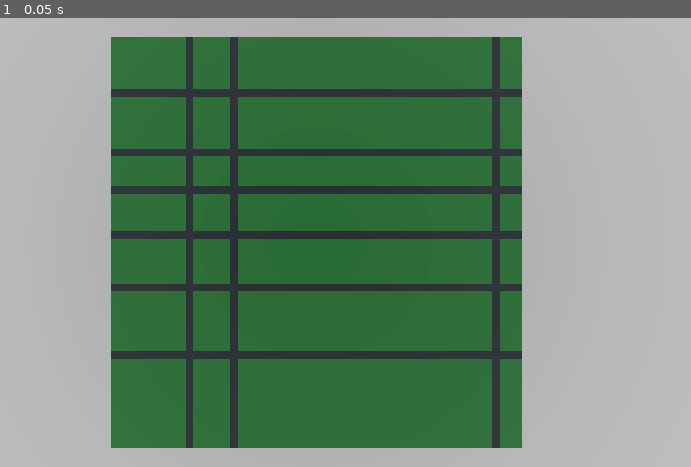
Above: before the commit, frame 1.
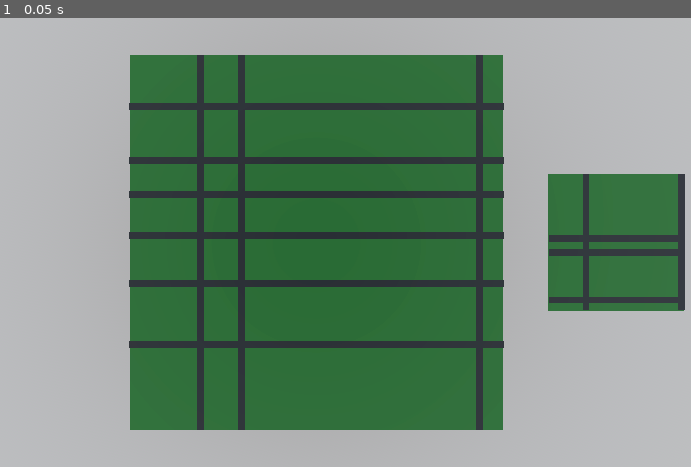
Above: after the commit, the same moment.

Repository: Ury18/GD-City-Generator
Game: Godot game, scene res://world.tscn
Two runs of this game, one before a commit and one after it. Both use one fixed random seed, a clock stepped at 60 frames per second and the inputs below.
Inputs:
- Up to frame 1 (0.05 s): no input

The runs differ from the first frame. In frame 1, 27% of the frame differs, in the area x 16-100%, y 4-96%.

Commit message:
Fix git

Diff:
--- a/CityGenerator.gd
+++ b/CityGenerator.gd
@@ -14,6 +14,7 @@
 @export var minRoadsVertical = 2
 @export var maxRoadsVertical = 2
 @export var roads_margin = 3
+@export	var roads_padding = 0
 
 var grid : Array[Array] = []
 
@@ -27,14 +28,14 @@
 	for r in rows:
 		grid.push_back([])
 		for c in columns:
-			var cell_position : Vector3 = center.global_position
+			var cell_position : Vector3 = center.position
 			cell_position.x = floor(cell_position.x) - floor( (columns/2) * cell_size) + (c * cell_size)
 			cell_position.z = floor(cell_position.z) - floor((rows/2) * cell_size) + (r * cell_size)
 			var cell = cellScene.instantiate()
 			add_child(cell)
 			cell.scale.x = cell_size
 			cell.scale.z = cell_size
-			cell.global_position = cell_position
+			cell.position = cell_position
 			grid[r].push_back(cell)
 
 	#Build Roads
@@ -57,7 +58,6 @@
 			vertical_roads.push_back(randomIndex)
 
 	print(vertical_roads)
-	const roads_padding = 0.005
 
 	for col in vertical_roads:
 		for row in grid:
--- a/CityParts/Road.tscn
+++ b/CityParts/Road.tscn
@@ -3,12 +3,10 @@
 [sub_resource type="StandardMaterial3D" id="StandardMaterial3D_qf4b6"]
 albedo_color = Color(0, 0, 0, 1)
 
-[sub_resource type="PlaneMesh" id="PlaneMesh_hms72"]
-lightmap_size_hint = Vector2i(7, 7)
-size = Vector2(1, 1)
+[sub_resource type="BoxMesh" id="BoxMesh_cjxm8"]
 
 [node name="Road" type="Node3D"]
 
 [node name="Mesh" type="MeshInstance3D" parent="."]
 material_override = SubResource("StandardMaterial3D_qf4b6")
-mesh = SubResource("PlaneMesh_hms72")
+mesh = SubResource("BoxMesh_cjxm8")
--- a/world.tscn
+++ b/world.tscn
@@ -35,14 +35,13 @@
 transform = Transform3D(1, 0, 0, 0, -4.37114e-08, 1, 0, -1, -4.37114e-08, 0, 80, 0)
 projection = 1
 fov = 125.9
-size = 300.0
+size = 330.0
 
 [node name="Floor" type="MeshInstance3D" parent="."]
-transform = Transform3D(274, 0, 0, 0, 1, 0, 0, 0, 275, 0, -0.1, 0)
+transform = Transform3D(274, 0, 0, 0, 1, 0, 0, 0, 275, 0, 0, 0)
 mesh = SubResource("PlaneMesh_tevsa")
 
 [node name="CityGenerator" parent="." instance=ExtResource("2_0ja16")]
-transform = Transform3D(0.998094, 0, 0, 0, 0.998094, 0, 0, 0, 0.998094, 0, 0, 0)
 cell_size = 5
 rows = 55
 columns = 55
@@ -51,3 +50,17 @@
 minRoadsVertical = 3
 maxRoadsVertical = 5
 roads_margin = 5
+
+[node name="Floor2" type="MeshInstance3D" parent="."]
+transform = Transform3D(100, 0, 0, 0, 1, 0, 0, 0, 100, 220, -0.1, 0)
+mesh = SubResource("PlaneMesh_tevsa")
+
+[node name="CityGenerator2" parent="." node_paths=PackedStringArray("center") instance=ExtResource("2_0ja16")]
+transform = Transform3D(1, 0, 0, 0, 1, 0, 0, 0, 1, 223.095, 0, 2.24775)
+center = NodePath("../CityGenerator/MeshInstance3D")
+cell_size = 5
+rows = 20
+columns = 20
+maxRoadsHorizontal = 3
+maxRoadsVertical = 4
+roads_margin = 2
